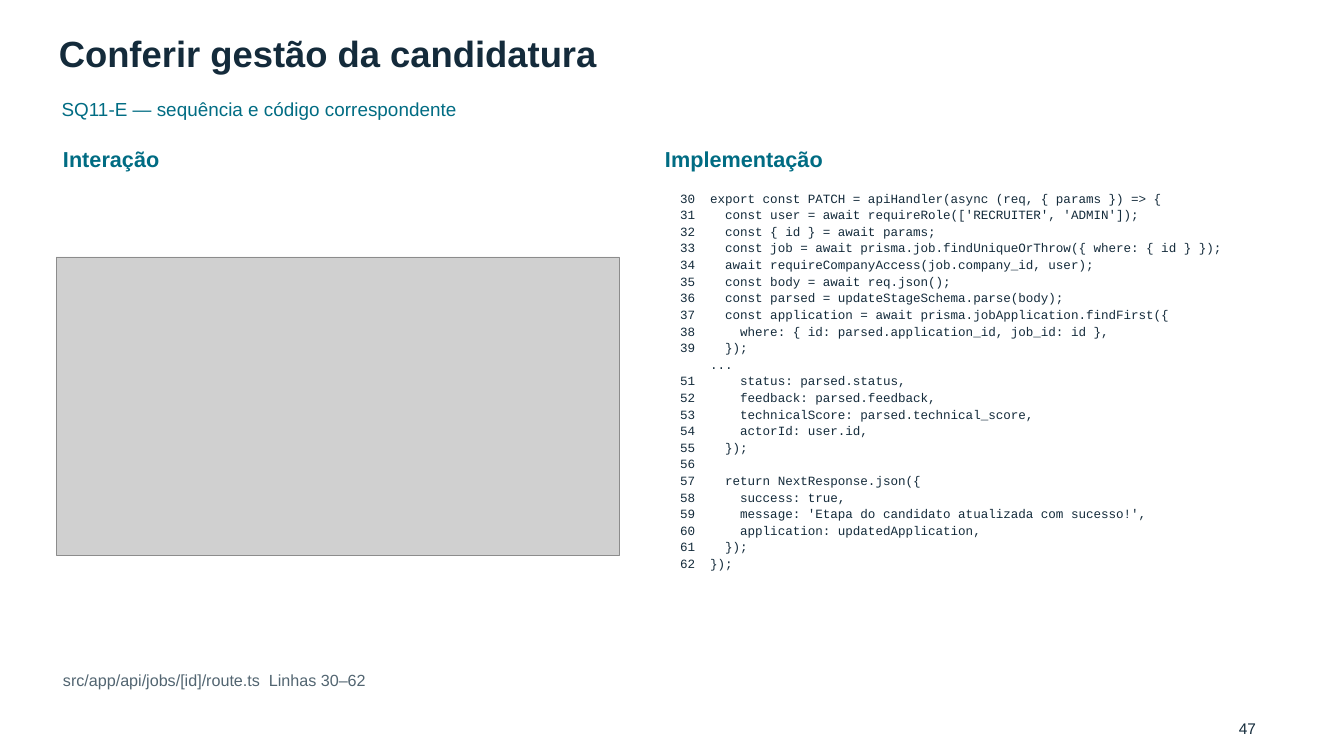
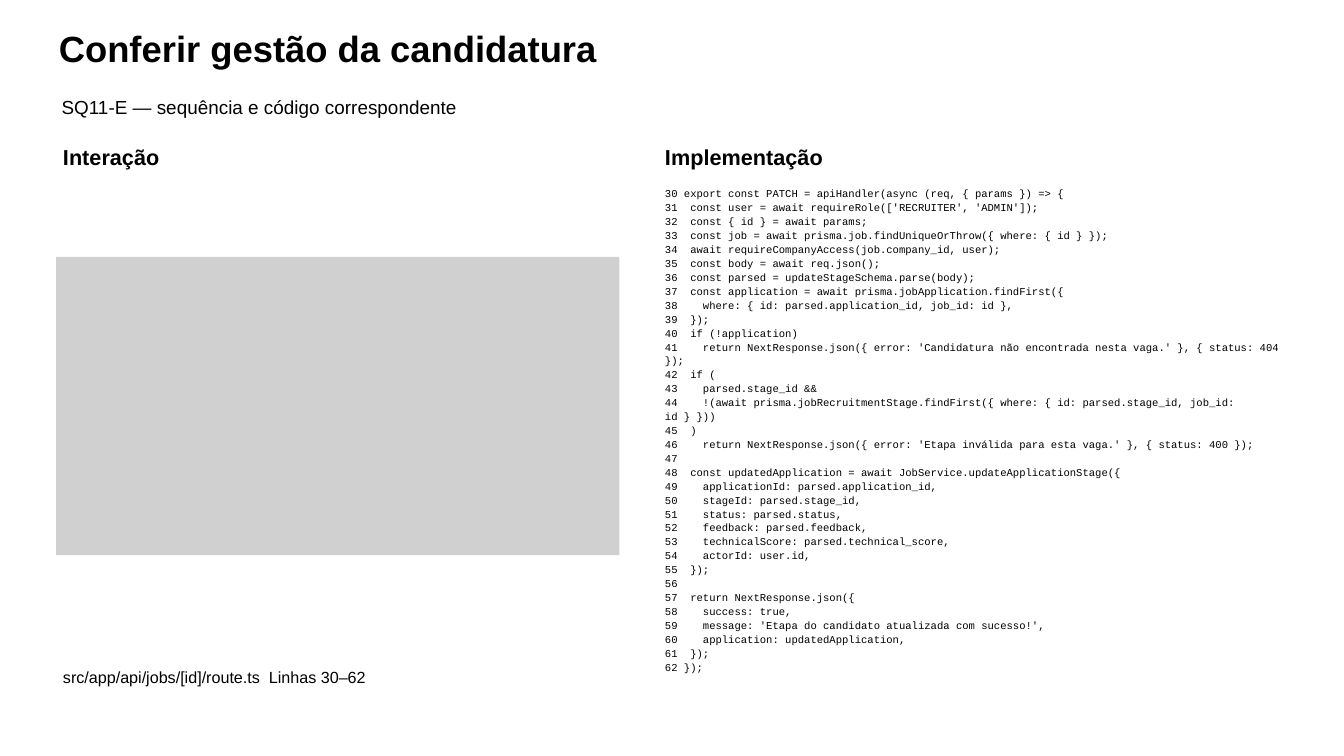
Before and after one commit to pedrotescaro/Stacklyst, a slide deck: slide 34 of docs/laboratorio-engenharia-software/revisao-final-2026-11-03/fontes/drive/Stacklyst-seminario-atualizado-2026-11-03.pptx (slide 47 before the commit). Drawn at 1344x756 pixels with LibreOffice and Linux fonts; fonts in the diff are those of the drawing; grey boxes stand for pictures. Boxes give left, top, right and bottom in pixels: in the first picture for what was removed or moved away, otherwise in the second. Text is boxed around its words. In the diff, an @@ line names an element or a change of style, - is before the commit and + after.

```diff
--- a/docs/laboratorio-engenharia-software/revisao-final-2026-11-03/fontes/drive/Stacklyst-seminario-atualizado-2026-11-03.pptx
+++ b/docs/laboratorio-engenharia-software/revisao-final-2026-11-03/fontes/drive/Stacklyst-seminario-atualizado-2026-11-03.pptx
@@ text "Conferir gestão da candidatura" at (59,35,596,69): text colour #142B3B to #000000; line spacing 1.1 to 51.5pt @@
@@ text "SQ11-E — sequência e código ..." at (62,100,456,118): text colour #006C83 to #000000; line spacing 1.1 to 26.7pt @@
@@ text "Interação" at (63,149,159,169): text colour #006C83 to #000000; line spacing 1.1 to 30.7pt @@
@@ text "Implementação" at (665,149,823,169): text colour #006C83 to #000000; line spacing 1.1 to 30.7pt @@
@@ text at (665,190,1070,632): size 13.5 to 11.3 pt, text colour #142B3B to #000000 in "30 export const PATCH = apiHandler(async (req, ...", "31 const user = await requireRole(['RECRUITER', 'ADMIN']);", "32 const { id } = await ...", "33 const job = await prisma.job.findUniqueOrThrow({ where: ..." and 18 more places; line spacing 1.1 to 14.9pt @@
@@ picture at (56,257,620,555): outline redrawn @@
@@ text at (665,329,1279,506): text changed; size 13.5 to 11.3 pt; text colour #142B3B to #000000 @@
-...
+40 if (!application)
+41 return NextResponse.json({ error: 'Candidatura não encontrada nesta vaga.' }, { status: 404 });
+42 if (
+43 parsed.stage_id &&
+44 !(await prisma.jobRecruitmentStage.findFirst({ where: { id: parsed.stage_id, job_id: id } }))
+45 )
+46 return NextResponse.json({ error: 'Etapa inválida para esta vaga.' }, { status: 400 });
+47
+48 const updatedApplication = await JobService.updateApplicationStage({
+49 applicationId: parsed.application_id,
+50 stageId: parsed.stage_id,
@@ text "src/app/api/jobs/[id]/route.ts Linhas 30–62" at (63,671,366,687): text colour #526571 to #000000; line spacing 1.1 to 22.8pt @@
@@ text removed at (1239,723,1256,734) @@
-47
```
Also in this commit, not shown: 31 other slides changed, 40 slides added, 19 slides removed, 24 other files.
